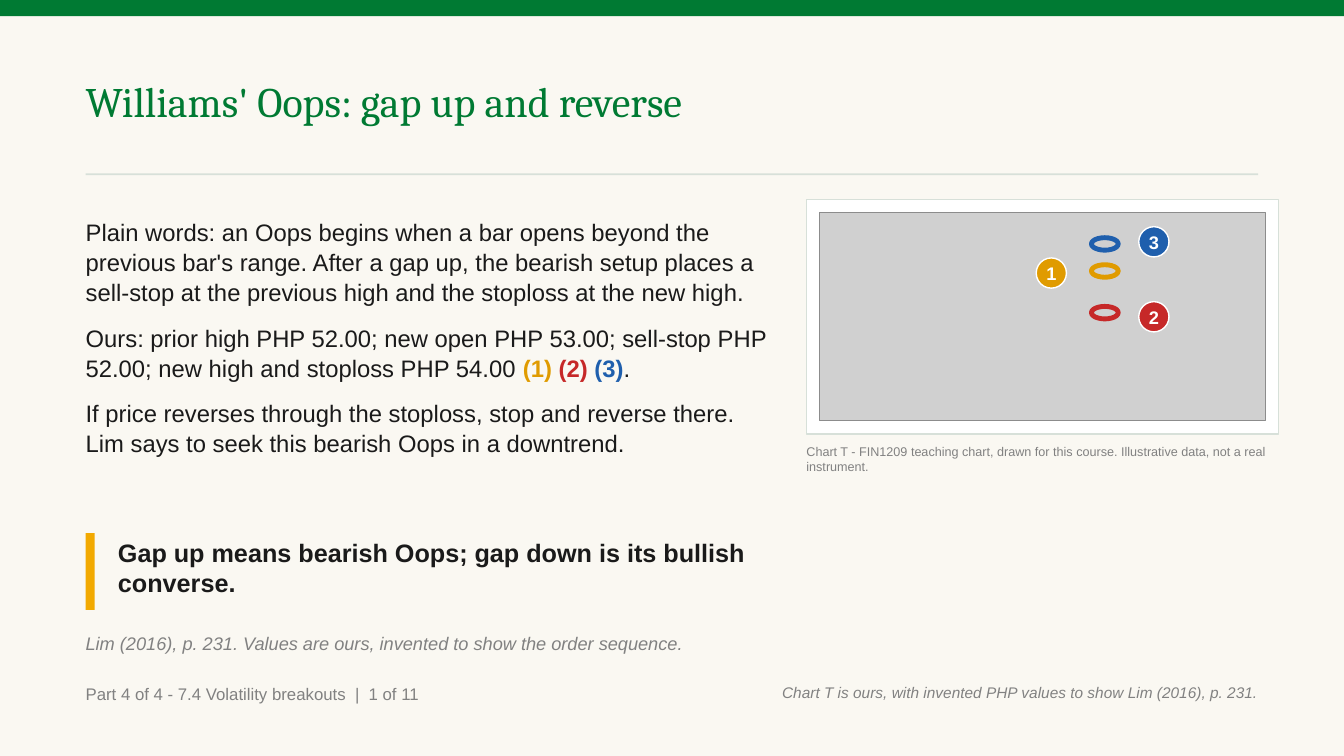
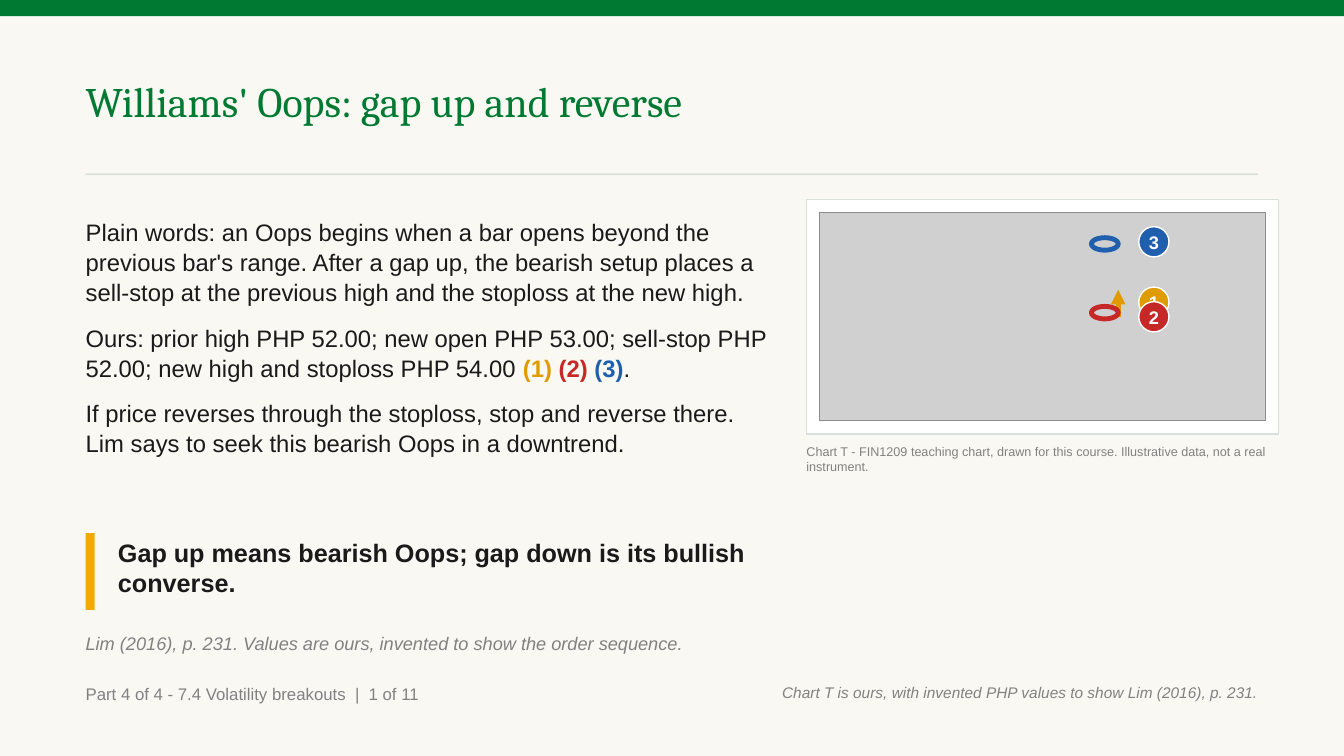
Before and after one commit to benjiesotelo-sudo/Telos_FIN1209, a slide deck: slide 16 of chapter-07/FIN1209-Chapter-07.pptx. Drawn at 1344x756 pixels with LibreOffice and Linux fonts; fonts in the diff are those of the drawing; grey boxes stand for pictures. Boxes give left, top, right and bottom in pixels: in the first picture for what was removed or moved away, otherwise in the second. Text is boxed around its words. In the diff, an @@ line names an element or a change of style, - is before the commit and + after.

```diff
--- a/chapter-07/FIN1209-Chapter-07.pptx
+++ b/chapter-07/FIN1209-Chapter-07.pptx
@@ ellipse removed at (1092,265,1119,277) @@
@@ arrow added from (1118, 317) to (1118, 289), #E09B00 3.5 pt @@
@@ ellipse "1": place and size @@
-ellipse "1" at (1036,258,1067,288)
+ellipse "1" at (1139,287,1170,318)
```
Also in this commit, not shown: 4 other slides changed, 1 other file.
